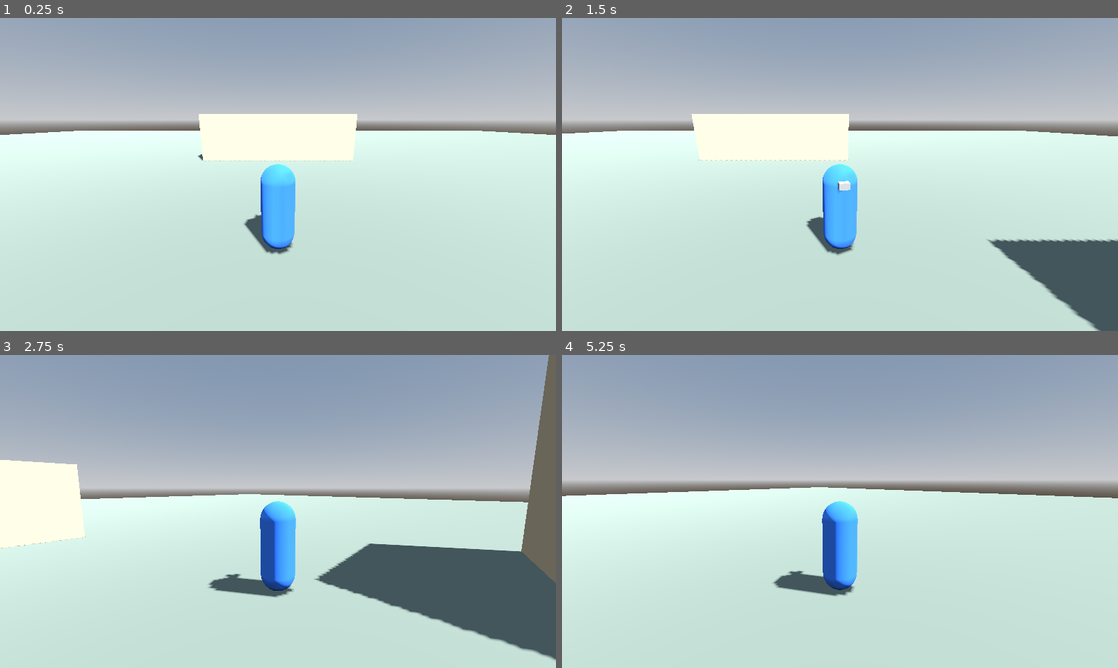
Above: before the commit, frames 1-4 (two rows, left to right).
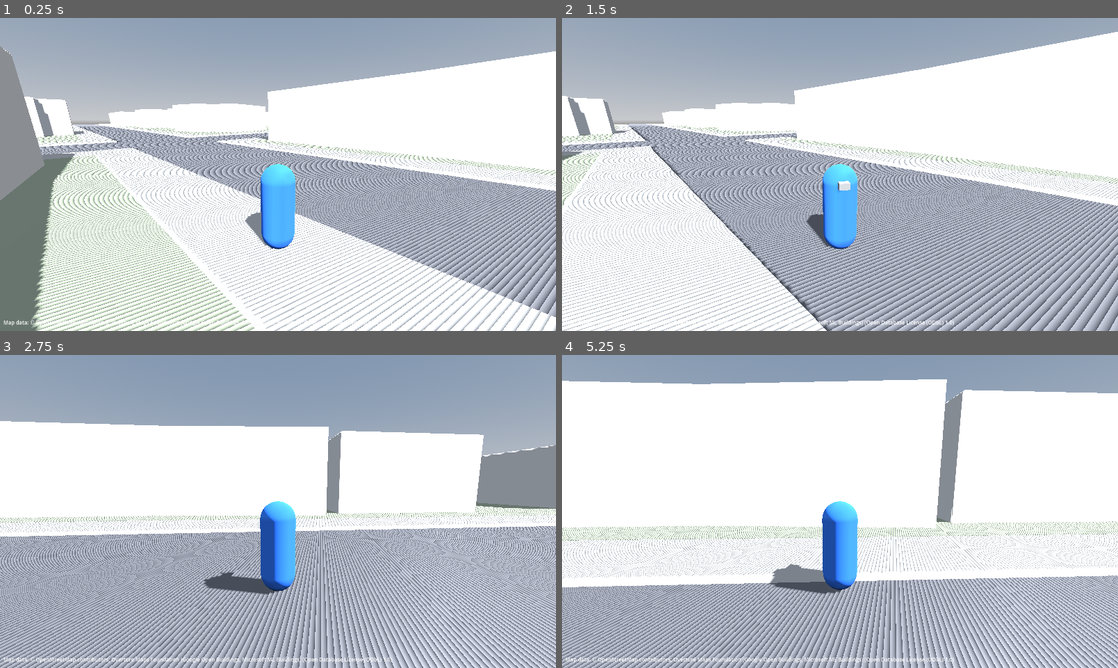
Above: after the commit, the same moments.

Repository: facundouferer/resistencia
Game: Godot game, scene res://scenes/main/main.tscn
The game is run twice, just before and just after one commit, with the same random seed, the same clock (stepped at 60 frames per second) and the same inputs.
Inputs (mouse positions are in pixels of both pictures, inside the frame that each line leads up to):
- Up to frame 1 (0.25 s): no input
- Up to frame 2 (1.5 s): tap Enter at 0.5 s; move the mouse to (962, 158) at 0.52 s; hold D (move_right) 0.53-1.28 s; hold Shift (run) 0.53-1.28 s; move the mouse to (728, 190) at 1.27 s; hold S (move_back) from 1.28 s (still down); click (728, 190) at 1.35 s
- Up to frame 3 (2.75 s): tap Shift (run) at 1.55 s; move the mouse to (289, 505) at 2.02 s; release S (move_back) at 2.03 s; hold W (move_forward) from 2.03 s (still down); hold Shift (run) from 2.03 s (still down)
- Up to frame 4 (5.25 s): keep holding W (move_forward); move the mouse to (834, 517) at 2.77 s; release Shift (run) at 2.78 s; tap Shift (run) at 2.85, 3.8, 4.35 s; move the mouse to (878, 514) at 3.52 s; press the mouse at (878, 514) at 3.53 s; move the mouse to (795, 508) at 4.27 s; release the mouse at (795, 508) at 4.28 s; move the mouse to (845, 511) at 5.02 s; hold Shift (run) from 5.03 s (still down)

The runs differ from the first frame. In frame 1, 68% of the frame differs, in the area x 0-100%, y 9-100%; in frame 2, 70%; in frame 3, 66%; in frame 4, 80%, in the area x 0-100%, y 7-100%.

Commit message:
feat(player): play directly in the geographic scenario
- Main scene loads the generated Resistencia world; placeholder world moved to tests
- Curb step-up for obstacles up to 0.3 m
- Headless traversal tests for every street segment and sidewalk, curb and building collisions
- Tests run with fixed fps; progress and controls docs updated

Diff:
--- a/scenes/main/main.tscn
+++ b/scenes/main/main.tscn
@@ -1,7 +1,7 @@
 [gd_scene format=3]
 
 [ext_resource type="Script" path="res://scripts/world/world_manager.gd" id="1_world_manager"]
-[ext_resource type="PackedScene" path="res://scenes/world/test_world.tscn" id="2_world"]
+[ext_resource type="PackedScene" path="res://scenes/world/resistance_world.tscn" id="2_world"]
 [ext_resource type="PackedScene" path="res://scenes/player/player.tscn" id="3_player"]
 
 [sub_resource type="ProceduralSkyMaterial" id="sky_mat"]
--- a/scripts/player/player_controller.gd
+++ b/scripts/player/player_controller.gd
@@ -9,6 +9,8 @@
 @export var run_speed := 6.0 ## m/s
 @export var acceleration := 20.0 ## m/s²
 @export var turn_speed := 10.0
+## Highest obstacle (m) climbed automatically, e.g. a curb. Walls are taller.
+@export var max_step_height := 0.3
 @export var camera_path: NodePath = ^"CameraPivot"
 @export var visual_path: NodePath = ^"Visual"
 
@@ -30,9 +32,32 @@
 	horizontal = horizontal.move_toward(direction * speed, acceleration * delta)
 	velocity.x = horizontal.x
 	velocity.z = horizontal.z
+	var stepped := _try_step_up(delta)
 	move_and_slide()
+	if stepped:
+		# Land on top of the step instead of floating for a few frames.
+		move_and_collide(Vector3.DOWN * max_step_height)
+		velocity.y = 0.0
 
 	if direction.length_squared() > 0.0001:
 		# Model front is -Z: yaw that rotates -Z onto the movement direction.
 		var target_yaw := atan2(-direction.x, -direction.z)
 		_visual.rotation.y = lerp_angle(_visual.rotation.y, target_yaw, clampf(turn_speed * delta, 0.0, 1.0))
+
+
+## Raises the body when a low obstacle (curb) blocks horizontal movement and
+## there is free space above it. Returns true when the body was raised.
+func _try_step_up(delta: float) -> bool:
+	var motion := Vector3(velocity.x, 0.0, velocity.z) * delta
+	if motion.length_squared() < 1e-8 or not is_on_floor():
+		return false
+	var hit := KinematicCollision3D.new()
+	if not test_move(global_transform, motion, hit) or hit.get_normal().y >= cos(floor_max_angle):
+		return false  # free, or touching walkable floor
+	var up := Vector3.UP * max_step_height
+	if test_move(global_transform, up):
+		return false  # ceiling
+	if test_move(global_transform.translated(up), motion):
+		return false  # still blocked: a wall, not a step
+	global_position += up
+	return true
--- a/tests/run_tests.gd
+++ b/tests/run_tests.gd
@@ -3,7 +3,11 @@
 ## Usage: Godot --headless --path . -s tests/run_tests.gd
 ## Exit code 0 when every check passes, 1 otherwise.
 
-const MAIN_SCENE := "res://scenes/main/main.tscn"
+const TEST_MAIN_SCENE := "res://tests/scenes/test_main.tscn"
+const REAL_MAIN_SCENE := "res://scenes/main/main.tscn"
+const REAL_WORLD_SCENE := "res://scenes/world/resistance_world.tscn"
+const METADATA := "res://generated/resistencia/scenario.json"
+const TEST_OVERRIDES := "user://test_building_overrides.json"
 const REQUIRED_ACTIONS := [
 	"move_forward", "move_back", "move_left", "move_right",
 	"run", "mouse_capture", "mouse_release",
@@ -26,6 +30,16 @@
 	_test_pitch_is_clamped()
 	await _test_wall_blocks_player()
 	await _test_respawn_after_fall()
+	# Phase 3: geographic world
+	_test_geo_reference_round_trip()
+	await _test_world_loads_buildings_with_collisions()
+	await _test_building_overrides_do_not_touch_generated_files()
+	# Phase 4: player in the geographic world
+	await _test_real_spawn_on_sidewalk()
+	await _test_walk_every_street_segment()
+	await _test_walk_every_sidewalk()
+	await _test_step_from_roadway_onto_sidewalk()
+	await _test_buildings_block_the_player()
 	print("\n%d checks, %d failures" % [_checks, _failures])
 	quit(1 if _failures > 0 else 0)
 
@@ -117,13 +131,221 @@
 	await _free(main)
 
 
+# --- Phase 3: geographic world ------------------------------------------
+
+func _test_geo_reference_round_trip() -> void:
+	var metadata := ResistanceWorld.load_metadata(METADATA)
+	_check(not metadata.is_empty(), "scenario metadata loads")
+	var geo := GeoReference.from_metadata(metadata)
+	_check(geo.projection == "EPSG:32721", "projection is EPSG:32721")
+	_check(geo.projected_to_godot(geo.origin_easting, geo.origin_northing).is_zero_approx(), "origin maps to Godot (0,0,0)")
+	var worst := 0.0
+	for e in [303502.41, 303842.32, 303667.47]:
+		for n in [6962201.94, 6962542.27]:
+			var v := geo.projected_to_godot(e, n, 1.5)
+			var back := geo.godot_to_projected(v)
+			worst = maxf(worst, absf(back["easting"] - e) + absf(back["northing"] - n) + absf(back["height"] - 1.5))
+	_check(worst < 0.01, "projected -> Godot -> projected error < 1 cm (%.6f m)" % worst)
+	var east := geo.projected_to_godot(geo.origin_easting + 10.0, geo.origin_northing + 20.0)
+	_check(east.is_equal_approx(Vector3(10, 0, -20)), "east is +X and north is -Z")
+
+
+func _test_world_loads_buildings_with_collisions() -> void:
+	var world := await _spawn_world()
+	var manager := world.get_node("Buildings") as BuildingManager
+	var expected: int = world.metadata["buildings"].size()
+	_check(expected == 172 and manager.buildings.size() == expected,
+		"all %d generated buildings are loaded by id" % manager.buildings.size())
+	var without := 0
+	for id in manager.buildings:
+		if manager.buildings[id].find_children("*", "StaticBody3D", true, false).is_empty():
+			without += 1
+	_check(without == 0, "every building has a collision body (%d missing)" % without)
+	for part in ["Terrain", "Streets", "Sidewalks"]:
+		_check(not world.get_node(part).find_children("*", "StaticBody3D", true, false).is_empty(),
+			"%s has collision" % part)
+	_check(manager.building_data[manager.building_data.keys()[0]].has("height_is_estimated"),
+		"building metadata keeps the estimated-height flag")
+	await _free(world)
+
+
+func _test_building_overrides_do_not_touch_generated_files() -> void:
+	var before := FileAccess.get_sha256("res://generated/resistencia/buildings.glb")
+	var metadata := ResistanceWorld.load_metadata(METADATA)
+	var ids: Array = metadata["buildings"].map(func(b): return b["id"])
+	var overrides := {
+		"version": 1,
+		"buildings": {
+			ids[0]: {"removed": true},
+			ids[1]: {"color": "#ff0000"},
+			ids[2]: {"replacement_scene": "res://tests/scenes/replacement_box.tscn"},
+		},
+		"added": [{"id": "custom_test", "scene": "res://tests/scenes/replacement_box.tscn", "position": [0, 0.15, 0]}],
+	}
+	var file := FileAccess.open(TEST_OVERRIDES, FileAccess.WRITE)
+	file.store_string(JSON.stringify(overrides))
+	file.close()
+	var world := await _spawn_world(TEST_OVERRIDES)
+	var manager := world.get_node("Buildings") as BuildingManager
+	_check(not manager.buildings.has(ids[0]), "override removes a building")
+	var colored := manager.buildings[ids[1]] as MeshInstance3D
+	_check(colored.material_override is StandardMaterial3D
+		and (colored.material_override as StandardMaterial3D).albedo_color == Color("#ff0000"), "override recolors a building")
+	_check(manager.buildings[ids[2]].scene_file_path == "res://tests/scenes/replacement_box.tscn",
+		"override replaces a building model")
+	_check(manager.buildings.has("custom_test"), "override adds a building")
+	_check(FileAccess.get_sha256("res://generated/resistencia/buildings.glb") == before,
+		"generated buildings.glb is unchanged")
+	await _free(world)
+	DirAccess.remove_absolute(TEST_OVERRIDES)
+
+
+# --- Phase 4: player in the geographic world -----------------------------
+
+func _test_real_spawn_on_sidewalk() -> void:
+	var main := await _spawn_main(REAL_MAIN_SCENE)
+	await _frames(30)
+	var player := _player(main)
+	var curb: float = main.get_node("World").metadata["estimation_rules"]["curb_height_m"]
+	_check(player.is_on_floor(), "player stands on the floor in the real world")
+	_check(absf(player.global_position.y - curb) < 0.05, "player spawns on the sidewalk (y=%.3f)" % player.global_position.y)
+	await _free(main)
+
+
+func _test_walk_every_street_segment() -> void:
+	var main := await _spawn_main(REAL_MAIN_SCENE)
+	var segments: Array = main.get_node("World").metadata["street_segments"]
+	var failed: Array[String] = []
+	for segment in segments:
+		var start := GeoReference.local_to_godot(segment["from"], 0.1)
+		var target := GeoReference.local_to_godot(segment["to"])
+		if not await _walk_path(main, start, [target]):
+			failed.append("%s %s" % [segment["street"], segment["from"]])
+	_check(segments.size() == 12 and failed.is_empty(),
+		"player runs along all %d street segments without getting stuck %s" % [segments.size(), failed])
+	await _free(main)
+
+
+func _test_walk_every_sidewalk() -> void:
+	var main := await _spawn_main(REAL_MAIN_SCENE)
+	var world: ResistanceWorld = main.get_node("World")
+	var curb: float = world.metadata["estimation_rules"]["curb_height_m"]
+	for block in world.metadata["blocks"]:
+		var path: Array = world.metadata["blocks"][block]["sidewalk_path"]
+		var points: Array[Vector3] = []
+		for p in path:
+			points.append(GeoReference.local_to_godot(p))
+		var ok := await _walk_path(main, points[0] + Vector3(0, curb + 0.1, 0), points.slice(1), curb)
+		_check(ok, "player walks around the whole sidewalk of %s on the curb level" % block)
+	await _free(main)
+
+
+func _test_step_from_roadway_onto_sidewalk() -> void:
+	var main := await _spawn_main(REAL_MAIN_SCENE)
+	var world: ResistanceWorld = main.get_node("World")
+	var spawn := Vector3(world.metadata["spawn"]["x"], 0, world.metadata["spawn"]["z"])
+	# The nearest roadway is outward from the block_s sidewalk, i.e. away from the block centre.
+	var center := _ring_center(world.metadata["blocks"]["block_s"]["lot"][0])
+	var outward := (spawn - center)
+	outward.y = 0
+	var start := spawn + outward.normalized() * 4.0 + Vector3(0, 0.1, 0)
+	var ok := await _walk_path(main, start, [spawn])
+	var player := _player(main)
+	await _frames(10)
+	_check(ok and absf(player.global_position.y - 0.15) < 0.05,
+		"player climbs the 0.15 m curb from the roadway (y=%.3f)" % player.global_position.y)
+	await _free(main)
+
+
+func _test_buildings_block_the_player() -> void:
+	var main := await _spawn_main(REAL_MAIN_SCENE)
+	var world: ResistanceWorld = main.get_node("World")
+	var footprints: Array = []
+	for b in world.metadata["buildings"]:
+		var poly := PackedVector2Array()
+		for p in b["footprint"][0]:
+			poly.append(Vector2(p[0], -p[1]))
+		footprints.append(poly)
+	var inside := 0
+	var tried := 0
+	for b in world.metadata["buildings"]:
+		if b["block"] != "block_s" or b["footprint_area_m2"] < 150.0:
+			continue
+		var target := _ring_center(b["footprint"][0])
+		var path: Array = world.metadata["blocks"]["block_s"]["sidewalk_path"]
+		var nearest := GeoReference.local_to_godot(path[0])
+		for p in path:
+			var v := GeoReference.local_to_godot(p)
+			if v.distance_to(target) < nearest.distance_to(target):
+				nearest = v
+		await _walk_path(main, nearest + Vector3(0, 0.3, 0), [target], -1.0, 180)
+		var pos := _player(main).global_position
+		tried += 1
+		for poly in footprints:
+			if Geometry2D.is_point_in_polygon(Vector2(pos.x, pos.z), poly):
+				inside += 1
+				break
+		if tried == 5:
+			break
+	_check(tried == 5 and inside == 0, "player cannot enter buildings (%d/%d ended inside)" % [inside, tried])
+	await _free(main)
+
+
 # --- helpers -----------------------------------------------------------
 
-func _spawn_main() -> Node:
-	var main: Node = load(MAIN_SCENE).instantiate()
+func _spawn_main(scene := TEST_MAIN_SCENE) -> Node:
+	var main: Node = load(scene).instantiate()
 	root.add_child(main)
 	await _frames(30) # let the player settle on the floor
 	return main
+
+
+func _spawn_world(overrides_path := "user://__no_overrides__.json") -> ResistanceWorld:
+	var world := load(REAL_WORLD_SCENE).instantiate() as ResistanceWorld
+	(world.get_node("Buildings") as BuildingManager).overrides_path = overrides_path
+	root.add_child(world)
+	await _frames(2)
+	return world
+
+
+## Teleports the player to start and runs through the points, steering the
+## camera yaw towards each one. Returns false if a point is not reached.
+## When floor_y >= 0, also fails if the player leaves that height while on the floor.
+func _walk_path(main: Node, start: Vector3, points: Array, floor_y := -1.0, max_frames := 1500) -> bool:
+	var player := _player(main)
+	var camera := _camera(main)
+	player.global_position = start
+	player.velocity = Vector3.ZERO
+	await _frames(5)
+	Input.action_press("move_forward")
+	Input.action_press("run")
+	var ok := true
+	for target in points:
+		var frames := 0
+		while _horizontal(target - player.global_position).length() > 1.0:
+			var d := _horizontal(target - player.global_position)
+			camera.yaw = atan2(-d.x, -d.z)
+			camera.apply_look(Vector2.ZERO)
+			await physics_frame
+			frames += 1
+			if floor_y >= 0.0 and player.is_on_floor() and absf(player.global_position.y - floor_y) > 0.05:
+				ok = false
+			if frames > max_frames:
+				ok = false
+				break
+		if not ok:
+			break
+	Input.action_release("move_forward")
+	Input.action_release("run")
+	return ok
+
+
+func _ring_center(ring: Array) -> Vector3:
+	var sum := Vector2.ZERO
+	for i in ring.size() - 1:
+		sum += Vector2(ring[i][0], ring[i][1])
+	var c := sum / (ring.size() - 1)
+	return GeoReference.local_to_godot([c.x, c.y])
 
 
 func _free(node: Node) -> void:
--- /dev/null
+++ b/tests/scenes/replacement_box.tscn
@@ -0,0 +1,10 @@
+[gd_scene format=3]
+
+[sub_resource type="BoxMesh" id="box"]
+size = Vector3(4, 4, 4)
+
+[node name="ReplacementBox" type="Node3D"]
+
+[node name="Mesh" type="MeshInstance3D" parent="."]
+transform = Transform3D(1, 0, 0, 0, 1, 0, 0, 0, 1, 0, 2, 0)
+mesh = SubResource("box")
--- /dev/null
+++ b/tests/scenes/test_main.tscn
@@ -0,0 +1,31 @@
+[gd_scene format=3]
+
+[ext_resource type="Script" path="res://scripts/world/world_manager.gd" id="1_world_manager"]
+[ext_resource type="PackedScene" path="res://tests/scenes/test_world.tscn" id="2_world"]
+[ext_resource type="PackedScene" path="res://scenes/player/player.tscn" id="3_player"]
+
+[sub_resource type="ProceduralSkyMaterial" id="sky_mat"]
+
+[sub_resource type="Sky" id="sky"]
+sky_material = SubResource("sky_mat")
+
+[sub_resource type="Environment" id="env"]
+background_mode = 2
+sky = SubResource("sky")
+ambient_light_source = 3
+tonemap_mode = 2
+
+[node name="Main" type="Node3D"]
+script = ExtResource("1_world_manager")
+
+[node name="WorldEnvironment" type="WorldEnvironment" parent="."]
+environment = SubResource("env")
+
+[node name="Sun" type="DirectionalLight3D" parent="."]
+transform = Transform3D(1, 0, 0, 0, 1, 0, 0, 0, 1, 0, 20, 0)
+rotation = Vector3(-0.9, 0.5, 0)
+shadow_enabled = true
+
+[node name="World" parent="." instance=ExtResource("2_world")]
+
+[node name="Player" parent="." instance=ExtResource("3_player")]
Renamed: scenes/world/test_world.tscn -> tests/scenes/test_world.tscn
Not shown, changed: docs/controls.md
Not shown, changed: docs/progress.md
